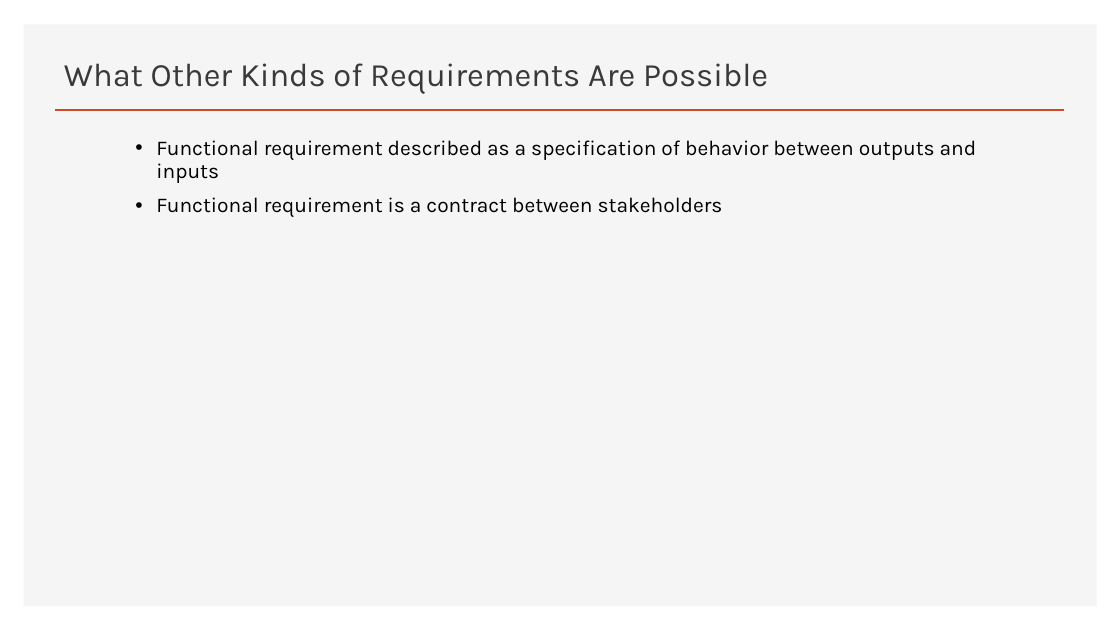
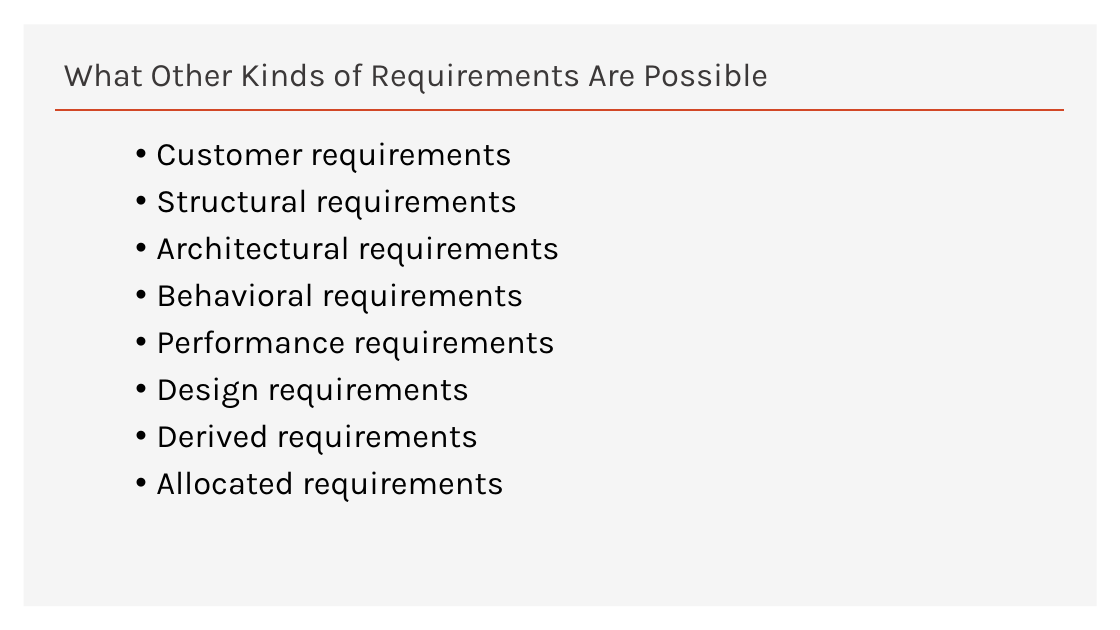
Before and after one commit to billyean/pyEx, a slide deck: slide 3 of sd/module4/BCE_4_4.pptx. Drawn at 1120x630 pixels with LibreOffice and Linux fonts; fonts in the diff are those of the drawing. Boxes give left, top, right and bottom in pixels: in the first picture for what was removed or moved away, otherwise in the second. Text is boxed around its words. In the diff, an @@ line names an element or a change of style, - is before the commit and + after.

```diff
--- a/sd/module4/BCE_4_4.pptx
+++ b/sd/module4/BCE_4_4.pptx
@@ text at (156, 142, 560, 502): text changed; size 18 to 28 pt @@
-• Functional requirement described as a specification of behavior between outputs and inputs
-• Functional requirement is a contract between stakeholders
+• Customer requirements
+• Structural requirements
+• Architectural requirements
+• Behavioral requirements
+• Performance requirements
+• Design requirements
+• Derived requirements
+• Allocated requirements
```
Also in this commit, not shown: 3 other slides changed, 4 other files.
